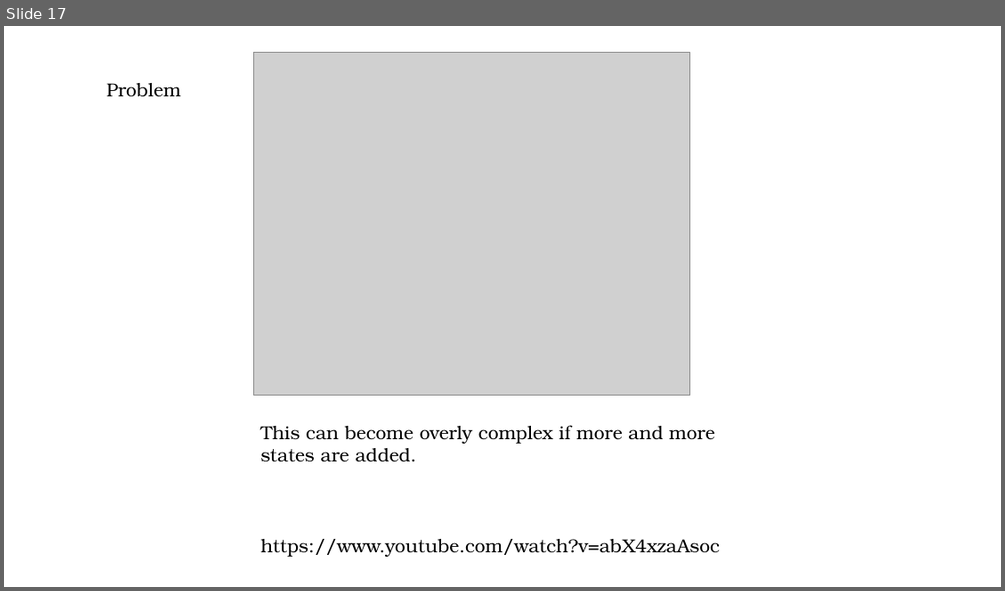
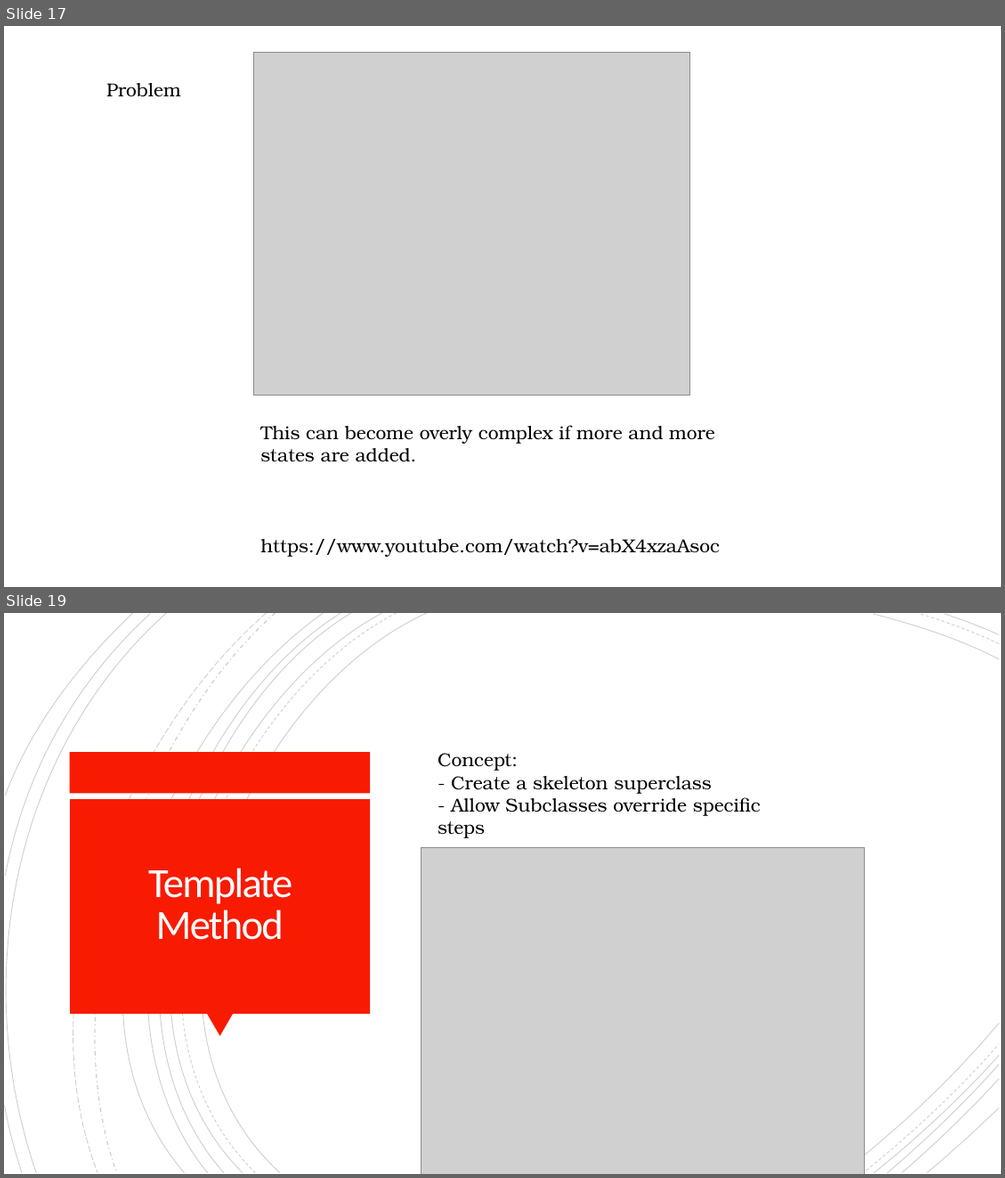
Before and after one commit to TeamOsprey/BytesAndBites, a slide deck: Slides/BytesAndBites - Design Patterns - Behavioural.pptx. Shown one above the other, each under a label of ours: slide 17 before the commit, slides 17 and 19 after it; the slides between them are not shown. The pictures are 1005x591 and 1005x1178 pixels, drawn with LibreOffice and Linux fonts; fonts in the diff are those of the drawing; grey boxes stand for pictures. Boxes give left, top, right and bottom in pixels: in the first picture for what was removed or moved away, otherwise in the second. Text is boxed around its words. In the diff, an @@ line names an element or a change of style, - is before the commit and + after.

```diff
--- a/Slides/BytesAndBites - Design Patterns - Behavioural.pptx
+++ b/Slides/BytesAndBites - Design Patterns - Behavioural.pptx
@@ slide 19 added at [4,613,1001,1174], background #FFFFFF @@
@@ group added at [4,613,999,1174]: 21 freeform shapes @@
@@ rectangle added at [70,752,371,793], fill #F81B02 @@
@@ text added at [437,753,760,816], 18 pt, text #000000 @@
+Concept:
+- Create a skeleton superclass
+- Allow Subclasses override specific steps
@@ rectangle added at [70,799,370,1013], fill #F81B02 @@
@@ picture added at [421,847,865,1174] @@
@@ title added at [148,868,292,940], 40 pt, text #FFFEFF @@
+Template Method
@@ triangle added at [207,1013,233,1037], fill #F81B02 @@
```
Also in this commit, not shown: 6 other slides added.
